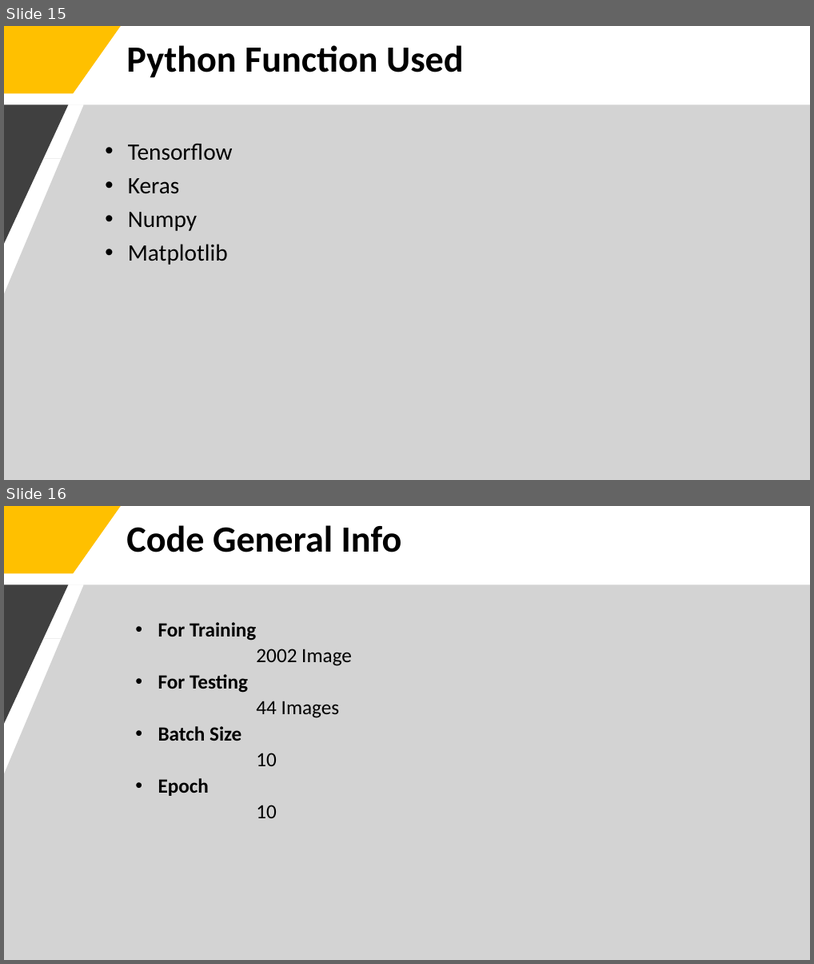
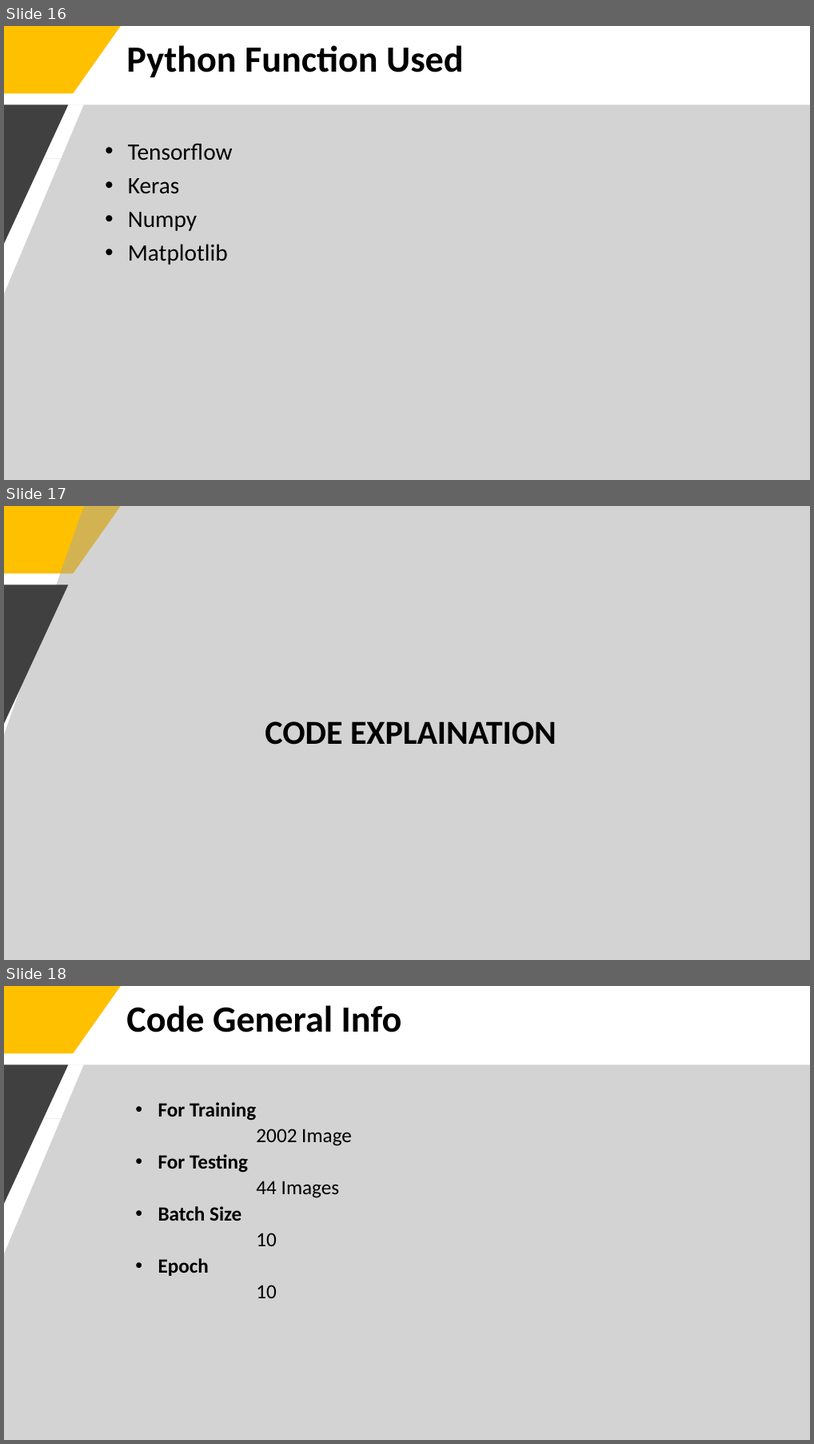
Before and after one commit to SandyCompetent/ml-hand-sign-language, a slide deck: Code Explaination PPT.pptx. Shown one above the other, each under a label of ours: slides 15 and 16 before the commit, slides 16, 17 and 18 after it. The pictures are 814x964 and 814x1444 pixels, drawn with LibreOffice and Linux fonts; fonts in the diff are those of the drawing. Boxes give left, top, right and bottom in pixels: in the first picture for what was removed or moved away, otherwise in the second. Text is boxed around its words. In the diff, an @@ line names an element or a change of style, - is before the commit and + after.

```diff
--- a/Code Explaination PPT.pptx
+++ b/Code Explaination PPT.pptx
@@ slide 17 added at box(4, 506, 810, 960), background #FFFFFF @@
@@ freeform shape added at box(4, 506, 121, 574), fill #FFC000 @@
@@ freeform shape added at box(4, 506, 810, 960), fill #A6A6A6 at 49% opacity @@
@@ freeform shape added at box(4, 584, 68, 723), fill #404040 @@
@@ text added at box(265, 721, 557, 744), 40 pt, text #000000, bold @@
+CODE EXPLAINATION
@@ what was slide 15 is now slide 16 @@
@@ what was slide 16 is now slide 18 @@
```
Also in this commit, not shown: 3 other slides added, 4 other files.
